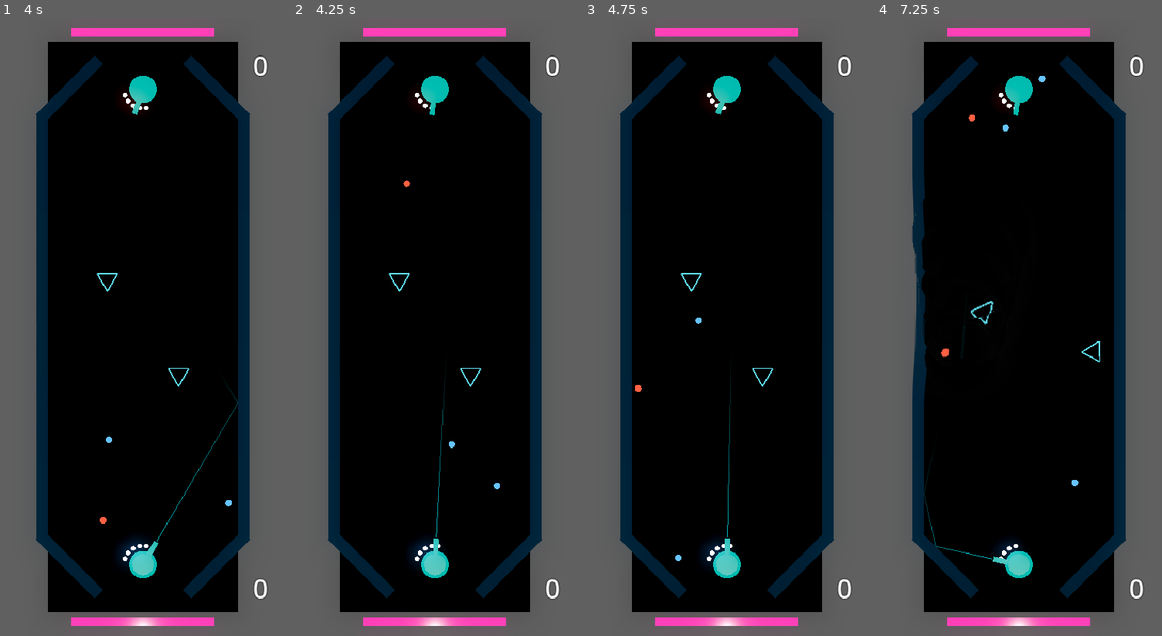
Above: before the commit, frames 1-4 (left to right).
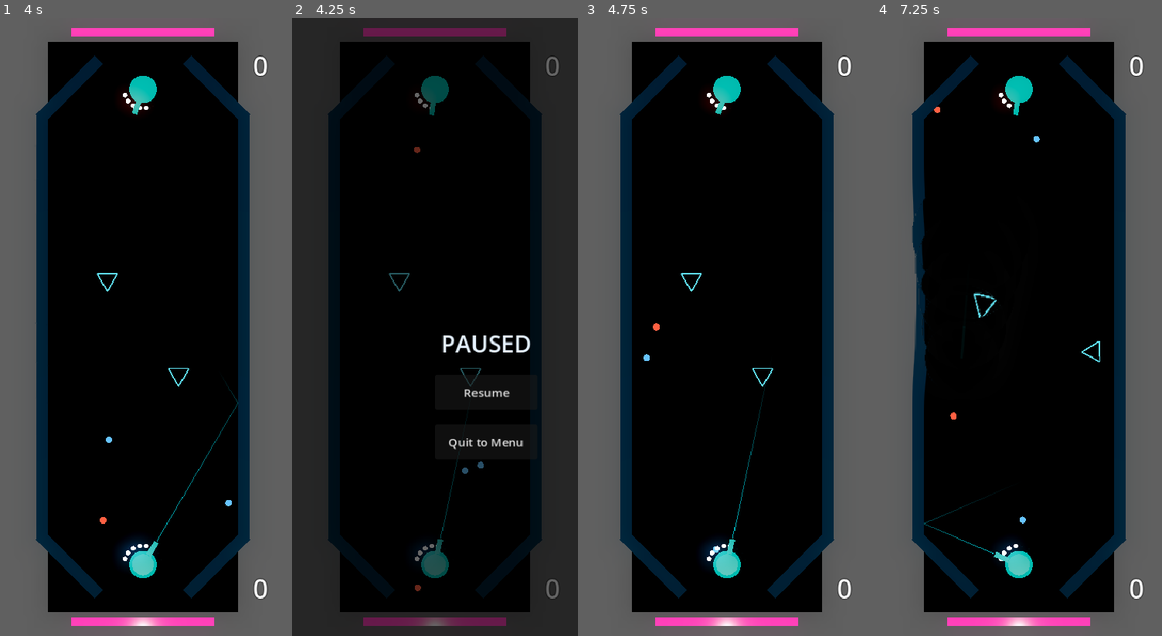
Above: after the commit, the same moments.

Repository: mchambers-mojang/sweet-vinegar-games
Game: Godot game, scene res://carom/scenes/carom_arena.tscn
The game is run twice, just before and just after one commit, with the same random seed, the same clock (stepped at 60 frames per second) and the same inputs. This scene is started directly instead of the project's main scene.
Inputs (mouse positions are in pixels of both pictures, inside the frame that each line leads up to):
- Up to frame 1 (4 s): tap Enter (ui_accept) at 0.5, 0.77, 3.77 s; move the mouse to (205, 296) at 0.52 s; hold Right (ui_right) 0.53-1.25 s; hold Shift 0.53-1.25 s; click (205, 296) at 0.67 s; drag from (85, 357) to (128, 450) at 1.27 s; move the mouse to (171, 191) at 2.02 s; hold Right (ui_right) 2.03-2.75 s; tap Ctrl at 2.1 s; click (171, 191) at 2.17 s; drag from (128, 450) to (57, 234) at 2.77 s; move the mouse to (228, 419) at 3.52 s; hold Left (ui_left) from 3.53 s (still down); tap C at 3.6 s; click (228, 419) at 3.67 s
- Up to frame 2 (4.25 s): keep holding Left (ui_left); tap Escape at 4.15 s
- Up to frame 3 (4.75 s): release Left (ui_left) at 4.25 s; click (778, 394) at 4.25 s, where only the run after the commit has a clickable "Resume"
- Up to frame 4 (7.25 s): drag from (933, 234) to (976, 172) at 5.02 s; move the mouse to (1033, 327) at 5.77 s; hold Left (ui_left) 5.78-6.5 s; tap 1 at 5.85 s; click (1033, 327) at 5.92 s; drag from (976, 172) to (961, 357) at 6.52 s

Frame 1 is identical in both runs. In frame 2, 43% of the frame differs, in the area x 0-100%, y 0-100%; in frame 3, 0.3%; in frame 4, 0.6%.

Commit message:
Add pause system to Carom
- Pause button (top-left) + Escape key toggle
- Auto-pause on app background (NOTIFICATION_APPLICATION_FOCUS_OUT)
- Uses SceneTree.paused — freezes physics, AI, turrets completely
- HUD and MatchController set to PROCESS_MODE_ALWAYS
- Dimmed overlay with Resume + Quit to Menu buttons
- Unpause before scene transition to avoid stuck pause state

Co-authored-by: Copilot <223556219+Copilot@users.noreply.github.com>

Diff:
--- a/carom/scenes/carom_arena.tscn
+++ b/carom/scenes/carom_arena.tscn
@@ -232,9 +232,11 @@
 script = ExtResource("3")
 
 [node name="MatchController" type="Node" parent="."]
+process_mode = 3
 script = ExtResource("2")
 
 [node name="HUD" type="CanvasLayer" parent="."]
+process_mode = 3
 
 [node name="HUDController" type="Node" parent="HUD"]
 unique_name_in_owner = true
--- a/carom/scripts/carom_hud.gd
+++ b/carom/scripts/carom_hud.gd
@@ -8,12 +8,16 @@
 signal menu_requested
 signal difficulty_changed(level: int)
 signal reload_requested
+signal pause_requested
+signal resume_requested
 
 @onready var player_score_label: Label = %PlayerScoreLabel
 @onready var ai_score_label: Label = %AIScoreLabel
 @onready var status_label: Label = %StatusLabel
 
 var _game_over_panel: Control = null
+var _pause_overlay: Control = null
+var _pause_button: Button = null
 var _debug_label: Label = null
 var _debug_visible: bool = false
 var _reload_button: CaromReloadButton = null
@@ -26,6 +30,7 @@
 func _ready() -> void:
 	CaromSettings.ensure_loaded()
 	_create_reload_button()
+	_create_pause_button()
 	_create_gear_button()
 
 
@@ -224,6 +229,99 @@
 		_position_reload_button()
 	)
 	get_parent().add_child(_settings_panel)
+
+
+# --- Pause button + overlay ---
+
+func _create_pause_button() -> void:
+	_pause_button = Button.new()
+	_pause_button.text = "⏸"
+	_pause_button.custom_minimum_size = Vector2(44, 44)
+	_pause_button.add_theme_font_size_override("font_size", 20)
+	_pause_button.pressed.connect(func() -> void:
+		pause_requested.emit()
+	)
+
+	var anchor := Control.new()
+	anchor.name = "PauseButtonAnchor"
+	anchor.set_anchors_preset(Control.PRESET_FULL_RECT)
+	anchor.mouse_filter = Control.MOUSE_FILTER_IGNORE
+	get_parent().add_child(anchor)
+	anchor.add_child(_pause_button)
+
+	call_deferred("_position_pause_button")
+	anchor.resized.connect(_position_pause_button)
+
+
+func _position_pause_button() -> void:
+	if not _pause_button:
+		return
+	var parent_control := _pause_button.get_parent() as Control
+	var container_size: Vector2
+	if parent_control and parent_control.size.x > 0.0:
+		container_size = parent_control.size
+	else:
+		container_size = get_viewport().get_visible_rect().size
+	# Top-left corner
+	_pause_button.position = Vector2(8.0, 8.0)
+
+
+func show_pause_overlay() -> void:
+	if _pause_overlay:
+		return
+
+	_pause_overlay = Control.new()
+	_pause_overlay.set_anchors_preset(Control.PRESET_FULL_RECT)
+	_pause_overlay.mouse_filter = Control.MOUSE_FILTER_STOP
+
+	var dimmer := ColorRect.new()
+	dimmer.set_anchors_preset(Control.PRESET_FULL_RECT)
+	dimmer.color = Color(0.0, 0.0, 0.0, 0.6)
+	dimmer.mouse_filter = Control.MOUSE_FILTER_IGNORE
+	_pause_overlay.add_child(dimmer)
+
+	var vbox := VBoxContainer.new()
+	vbox.set_anchors_preset(Control.PRESET_CENTER)
+	vbox.alignment = BoxContainer.ALIGNMENT_CENTER
+	vbox.add_theme_constant_override("separation", 20)
+	_pause_overlay.add_child(vbox)
+
+	var paused_label := Label.new()
+	paused_label.text = "PAUSED"
+	paused_label.horizontal_alignment = HORIZONTAL_ALIGNMENT_CENTER
+	paused_label.add_theme_font_size_override("font_size", 32)
+	paused_label.add_theme_color_override("font_color", Color(0.9, 0.95, 1.0))
+	vbox.add_child(paused_label)
+
+	var resume_btn := Button.new()
+	resume_btn.text = "Resume"
+	resume_btn.custom_minimum_size = Vector2(140, 48)
+	resume_btn.pressed.connect(func() -> void:
+		resume_requested.emit()
+	)
+	vbox.add_child(resume_btn)
+
+	var menu_btn := Button.new()
+	menu_btn.text = "Quit to Menu"
+	menu_btn.custom_minimum_size = Vector2(140, 48)
+	menu_btn.pressed.connect(func() -> void:
+		hide_pause_overlay()
+		menu_requested.emit()
+	)
+	vbox.add_child(menu_btn)
+
+	get_parent().add_child(_pause_overlay)
+
+
+func hide_pause_overlay() -> void:
+	if _pause_overlay:
+		_pause_overlay.queue_free()
+		_pause_overlay = null
+
+
+func set_pause_button_visible(visible: bool) -> void:
+	if _pause_button:
+		_pause_button.visible = visible
 
 
 # --- Debug overlay ---
--- a/carom/scripts/carom_match_controller.gd
+++ b/carom/scripts/carom_match_controller.gd
@@ -20,6 +20,8 @@
 	hud.menu_requested.connect(_on_menu)
 	hud.difficulty_changed.connect(_on_difficulty_changed)
 	hud.reload_requested.connect(_on_reload_requested)
+	hud.pause_requested.connect(_on_pause)
+	hud.resume_requested.connect(_on_resume)
 
 	state.difficulty = arena.get_meta("carom_difficulty", 1) as int
 	if arena.has_meta("carom_difficulty"):
@@ -28,11 +30,25 @@
 	call_deferred("_init_match")
 
 
+var _is_paused: bool = false
+
+
+func _notification(what: int) -> void:
+	if what == NOTIFICATION_APPLICATION_FOCUS_OUT:
+		if not _is_paused and state.phase == CaromMatchState.Phase.PLAYING:
+			_on_pause()
+
+
 func _unhandled_input(event: InputEvent) -> void:
 	if event is InputEventKey and event.pressed and not event.echo:
 		var key_event := event as InputEventKey
 		if key_event.keycode == KEY_F3:
 			hud.toggle_debug_overlay()
+		elif key_event.keycode == KEY_ESCAPE:
+			if _is_paused:
+				_on_resume()
+			elif state.phase == CaromMatchState.Phase.PLAYING:
+				_on_pause()
 
 
 func _process(_delta: float) -> void:
@@ -99,6 +115,8 @@
 
 
 func _finish_match(winner: String) -> void:
+	setup.player_turret.set_active(false)
+	setup.ai_turret.set_active(false)
 	hud.update_status("")
 	hud.show_game_over(winner, state.player_score, state.ai_score, state.difficulty)
 
@@ -146,6 +164,7 @@
 
 
 func _on_menu() -> void:
+	get_tree().paused = false
 	SceneTransition.transition_to(Scenes.CAROM_MENU)
 
 
@@ -156,3 +175,21 @@
 func _on_reload_requested() -> void:
 	if setup.player_turret and setup.player_turret.is_active:
 		setup.player_turret.start_reload()
+
+
+func _on_pause() -> void:
+	if _is_paused:
+		return
+	_is_paused = true
+	get_tree().paused = true
+	hud.show_pause_overlay()
+	hud.set_pause_button_visible(false)
+
+
+func _on_resume() -> void:
+	if not _is_paused:
+		return
+	_is_paused = false
+	hud.hide_pause_overlay()
+	hud.set_pause_button_visible(true)
+	get_tree().paused = false
